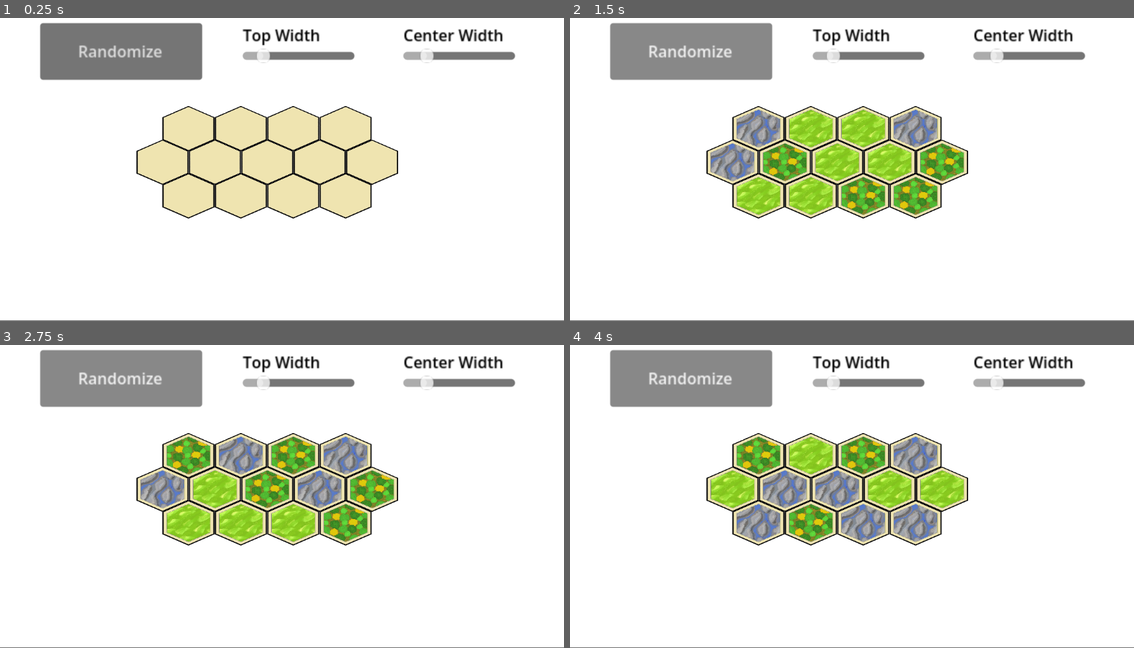
Above: before the commit, frames 1-4 (two rows, left to right).
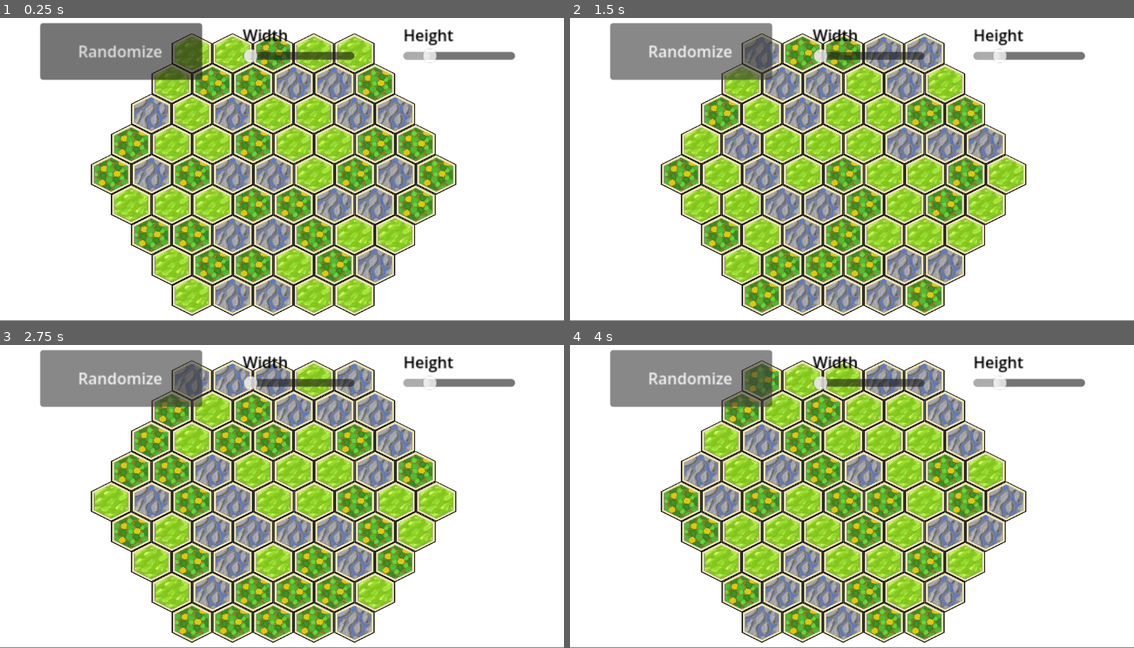
Above: after the commit, the same moments.

Repository: pinkcaden/hexagonal-grid
Game: Godot game, scene res://Root.tscn
Two runs of this game, one before a commit and one after it. Both use one fixed random seed, a clock stepped at 60 frames per second and the inputs below. The project has no main scene, so this scene is started directly.
Inputs:
- Up to frame 1 (0.25 s): no input
- Up to frame 2 (1.5 s): click "Randomize" at 0.5 s; click "Randomize" at 1.25 s
- Up to frame 3 (2.75 s): click "Randomize" at 2 s
- Up to frame 4 (4 s): tap Enter at 2.75 s; tap Space at 3.5 s

The runs differ from the first frame. In frame 1, 43% of the frame differs, in the area x 16-90%, y 3-99%; in frame 2, 43%; in frame 3, 44%; in frame 4, 44%.

Commit message:
ellipse-map-creation
sometimes the map is not symmetrical! ugh!

Diff:
--- a/HexMap.gd
+++ b/HexMap.gd
@@ -1,10 +1,14 @@
-## Author: Caden Pink
+## Author: Caden Pink, Date: 06/01/26
 ## TODO: Fix these horrible variable names
 
 class_name HexMap
 extends Node2D
 
-var _TILE_LOAD_RETRIES = 5
+var _TILE_LOAD_RETRIES : int = 5
+
+var _SQUARE_TO_HEX_AREA_RATIO : float = 2 / (3 * sqrt(3))
+
+var _ELLIPSE_GRACE_PERC : float = .5
 
 @export var tile_scene : PackedScene
 @export var tile_types : Array[String]
@@ -13,22 +17,22 @@
 @export var tile_setup_method : Dictionary[String, Array]
 @export var tile_setup_arguments : Dictionary[String, Array]
 
-var _center_width_count : int
-var _top_width_count : int
-
-var _free_tiles : Array[HexTile] = []
-var _added_tiles : Array[HexTile] = []
+var _tile_scene_pool : ScenePool = null
 var _placed_tiles : Array[Array] = []
 
 
-var _map_width : int = 750
-var _map_height : int = 750
-var _tile_height : int = 0
-var _tile_width : int = 0
+var _map_w_px : int = 750
+var _map_h_px : int = 750
+var _approx_map_area_tiles : int = 0
 
-var _tile_scene_pool : ScenePool
-var _tile_area_count : int = 0
-var _tile_height_count : int = 0
+var _map_w_tiles : int = 0
+var _map_h_tiles : int = 0
+
+var _tile_h_px : int = 0
+var _tile_w_px : int = 0
+
+
+
 
 func _ready():
 	for node in get_children():
@@ -38,40 +42,33 @@
 		print("Check texture keys")
 	if tile_setup_arguments.keys() != tile_setup_method.keys():
 		print("Check set-up keys")
-	_tile_scene_pool = ScenePool.new(tile_scene, _tile_area_count)
-	set_width_tiles(5, 3)
-	create_tiles()
-	set_size_pixels(_map_width, _map_height)
+	set_map_size_tiles(9, 9)
+	set_map_size_pixels(_map_w_px, _map_h_px)
 	reposition_tiles()
+	set_random_textures()
 
-func set_width_tiles(center_width_count : int, top_width_count : int) -> void:
-	_center_width_count = center_width_count
-	_top_width_count = top_width_count
-	# center row + center to end triange - top to end triangle
-	# triangle size uses sum of natual numebrs formula. factor of 2 multiplied because triange is mirrored.
-	_tile_area_count = center_width_count + center_width_count*(center_width_count-1) - top_width_count*(top_width_count-1)
-	_tile_height_count = 1 + 2 * (center_width_count - top_width_count)
-	set_size_pixels(_map_width, _map_height)
+func set_map_size_tiles(width_in_tiles : int, height_in_tiles : int) -> void:
 
+	if width_in_tiles > 15 or height_in_tiles > 15 or height_in_tiles > width_in_tiles:
+		return
+	_map_w_tiles = width_in_tiles
+	_map_h_tiles = height_in_tiles
 
-func set_size_pixels(width_pixels : int, height_pixels : int) -> void:
-	_tile_width = width_pixels / (_center_width_count + 2)
-	_tile_height = height_pixels / (_tile_height_count + 2 + _tile_height_count % 2)
-	_map_width = width_pixels
+	var ellipse_area = PI * width_in_tiles * height_in_tiles
+	_approx_map_area_tiles = int(ellipse_area * _SQUARE_TO_HEX_AREA_RATIO)
 
-func create_tiles() -> bool:
-	var retry_count = 0
-	for i in range(_free_tiles.size(), _tile_area_count + 10):
-		retry_count = 0
-		var _new_tile_node = _tile_scene_pool.get_scene()
-		while (_new_tile_node == null):
-			retry_count += 1
-			if retry_count > _TILE_LOAD_RETRIES:
-				return false
-			_tile_scene_pool.create_scene_blocking()
-			_new_tile_node = _tile_scene_pool.get_scene()
-		_free_tiles.append(_new_tile_node)
-	return true
+	if _tile_scene_pool == null:
+		_tile_scene_pool = ScenePool.new(tile_scene, _approx_map_area_tiles)
+		add_child(_tile_scene_pool)
+	set_map_size_pixels(_map_w_px, _map_h_px)
+
+func set_map_size_pixels(width_in_pixels : int, height_in_pixels : int) -> void:
+	_map_w_px = width_in_pixels
+	_map_h_px = height_in_pixels
+
+	_tile_w_px = width_in_pixels / _map_w_tiles
+	_tile_h_px = height_in_pixels / _map_h_tiles
+
 
 
 func reposition_tiles() -> void:
@@ -79,50 +76,36 @@
 		for tile : HexTile in row:
 			if tile != null:
 				remove_child(tile)
-				_free_tiles.append(tile)
+				_tile_scene_pool.return_scene(tile)
 	_placed_tiles = []
-	create_tiles()
-	## TODO: reuse placed tiles
-	var vert_correction = _tile_height_count % 2
-	for r in range(_tile_height_count + 2 + vert_correction):
+	for r in range(_map_h_tiles):
 		var new_li = []
-		new_li.resize(_center_width_count + 2)
+		new_li.resize(_map_w_tiles + 1)
 		new_li.fill(null)
 		_placed_tiles.append(new_li)
-	var middle_ind = (_tile_height_count + 2 + vert_correction) / 2
+	var middle_ind = _map_h_tiles / 2
 	var middle_row = _placed_tiles[middle_ind]
-	var x_pos = -_map_width / 2
-	for col in range (1, _center_width_count + 1):
-		x_pos += _tile_width
-		var claimed_tile = _free_tiles.pop_back()
-		add_child(claimed_tile)
-		claimed_tile.position.x = x_pos
-		claimed_tile.position.y = 0
-		claimed_tile.set_size(_tile_width, _tile_height)
+	var x_pos =  - ( _map_w_px + _tile_w_px ) / 2
+	for col in range (0, _map_w_tiles):
+		x_pos += _tile_w_px
+		var claimed_tile = _spawn_tile(x_pos, 0)
 		middle_row[col] = claimed_tile
-	var y_delta = 0
-	var tile_count = _center_width_count
-	for row_delta in range(1, _center_width_count - _top_width_count):
-		tile_count -= 1
-		y_delta += _tile_height * 3/4
-		var x_offset = -_map_width / 2 + row_delta * (_tile_width / 2)
-		var top_row = _placed_tiles[middle_ind - row_delta]
-		var bottom_row = _placed_tiles[middle_ind + row_delta]
-		for col in range(row_delta + row_delta % 2, row_delta + row_delta % 2 + tile_count): ##TODO: fix this line
-			x_offset += _tile_width
-			var top_node = _free_tiles.pop_back()
-			add_child(top_node)
-			top_node.position.y = -y_delta
-			top_node.position.x = x_offset
-			top_node.set_size(_tile_width, _tile_height)
-			var bottom_node = _free_tiles.pop_back()
-			add_child(bottom_node)
-			bottom_node.position.y = y_delta
-			bottom_node.position.x = x_offset
-			bottom_node.set_size(_tile_width, _tile_height)
-			top_row[col] = top_node
-			bottom_row[col] = bottom_node
 
+	var y_diff : int = 0
+	var ellipse_x : float
+	var grace = _tile_w_px * _ELLIPSE_GRACE_PERC
+	for row in range(1, _map_h_tiles / 2 + 1):
+		x_pos =  - ( _map_w_px  + _tile_w_px * row) / 2 + _tile_w_px / 2
+		y_diff += 3 * _tile_h_px / 4
+		## f(y) for ellipse: x = b * sqrt(1 - y^2 / a^2) b is vert acis, a is horiz axis
+		ellipse_x = (_map_w_px / 2) * sqrt(1 - (pow(y_diff, 2) / pow((_map_h_px / 2), 2)))
+		var ind = row - row & 2
+		while x_pos < ellipse_x - grace:
+			if x_pos > - (ellipse_x - grace):
+				_placed_tiles[middle_ind + row][ind] = _spawn_tile(x_pos, y_diff)
+				_placed_tiles[middle_ind - row][ind] = _spawn_tile(x_pos, -y_diff)
+			ind += 1
+			x_pos += _tile_w_px
 
 func set_random_textures() -> void:
 	var tile_weight_sum : float = 0
@@ -138,3 +121,24 @@
 					if cumulative_prob >= prob:
 						tile.set_texture(tile_textures[type])
 						break
+
+
+func _spawn_tile(x_pos_px : int, y_pos_px : int) -> HexTile:
+		var claimed_tile = _get_tile()
+		add_child(claimed_tile)
+		claimed_tile.position.x = x_pos_px
+		claimed_tile.position.y = y_pos_px
+		claimed_tile.set_size(_tile_w_px, _tile_h_px)
+		return claimed_tile
+
+func _get_tile() -> HexTile:
+	var claimed_tile = _tile_scene_pool.get_scene()
+	var retry_count : int = 0
+	while (claimed_tile == null):
+		retry_count += 1
+		if retry_count > _TILE_LOAD_RETRIES:
+			print("failed to get tile from pool")
+			return null
+		_tile_scene_pool.create_scene_blocking()
+		claimed_tile = _tile_scene_pool.get_scene()
+	return claimed_tile
--- a/Root.gd
+++ b/Root.gd
@@ -1,17 +1,16 @@
 extends Node2D
 
-var _top_slider : Slider
-var _center_slider : Slider
+var _width_slider : Slider
+var _height_slider : Slider
 var _hex_map : HexMap
 func _ready() -> void:
 	_hex_map = $HexMap
-	_top_slider = $TopWidth
-	_center_slider = $CenterWidth
-	_top_slider.drag_ended.connect(_update_size)
-	_center_slider.drag_ended.connect(_update_size)
+	_width_slider = $Width
+	_height_slider = $Height
+	_width_slider.drag_ended.connect(_update_size)
+	_height_slider.drag_ended.connect(_update_size)
 
 func _update_size(val):
-	if _center_slider.value < _top_slider.value: return
-	_hex_map.set_width_tiles(_center_slider.value, _top_slider.value)
+	_hex_map.set_map_size_tiles(_width_slider.value, _height_slider.value)
 	_hex_map.reposition_tiles()
 	_hex_map.set_random_textures()
--- a/Root.tscn
+++ b/Root.tscn
@@ -16,7 +16,7 @@
 offset_bottom = 647.0
 
 [node name="HexMap" parent="." unique_id=289532028 instance=ExtResource("1_gxo8o")]
-position = Vector2(600, 323)
+position = Vector2(560, 348)
 tile_scene = ExtResource("2_cwqeq")
 tile_types = Array[String](["Forest", "Plains", "Mountains"])
 tile_textures = Dictionary[String, Texture]({
@@ -38,39 +38,40 @@
 scale = Vector2(2, 2)
 text = "Randomize"
 
-[node name="TopWidth" type="HSlider" parent="." unique_id=687116499]
+[node name="Width" type="HSlider" parent="." unique_id=687116499]
 offset_left = 496.0
 offset_top = 39.0
 offset_right = 610.0
 offset_bottom = 106.0
 scale = Vector2(2, 2)
-min_value = 1.0
-max_value = 16.0
+min_value = 3.0
+max_value = 15.0
+step = 2.0
 value = 3.0
 
-[node name="Label" type="Label" parent="TopWidth" unique_id=36932502]
+[node name="Label" type="Label" parent="Width" unique_id=36932502]
 self_modulate = Color(0, 0, 0, 1)
 layout_mode = 0
 offset_right = 40.0
 offset_bottom = 23.0
-text = "Top Width"
+text = "Width"
 
-[node name="CenterWidth" type="HSlider" parent="." unique_id=935233081]
+[node name="Height" type="HSlider" parent="." unique_id=935233081]
 offset_left = 824.0
 offset_top = 39.0
 offset_right = 938.0
 offset_bottom = 106.0
 scale = Vector2(2, 2)
 min_value = 3.0
-max_value = 15.0
+max_value = 13.0
 step = 2.0
 value = 5.0
 
-[node name="Label" type="Label" parent="CenterWidth" unique_id=341864937]
+[node name="Label" type="Label" parent="Height" unique_id=341864937]
 self_modulate = Color(0, 0, 0, 1)
 layout_mode = 0
 offset_right = 40.0
 offset_bottom = 23.0
-text = "Center Width"
+text = "Height"
 
 [connection signal="pressed" from="Button" to="HexMap" method="set_random_textures"]
--- a/ScenePool.gd
+++ b/ScenePool.gd
@@ -27,7 +27,7 @@
 		return new)
 
 func _process(delta : float) -> void:
-	if _thread && !_thread.is_alive():
+	if _thread && (!_thread.is_alive()):
 		_queue.push_back(_thread.wait_to_finish())
 		_thread = null
 		if _queue.size() < _desired_size:
@@ -41,7 +41,7 @@
 
 func create_scene_blocking() -> void:
 	var new = _loaded.instantiate()
-	new.callv(_setup_method, _args)
+	if _setup_method != "": new.callv(_setup_method, _args)
 	_queue.push_back(new)
 
 func return_scene(scene : Node) -> void:
